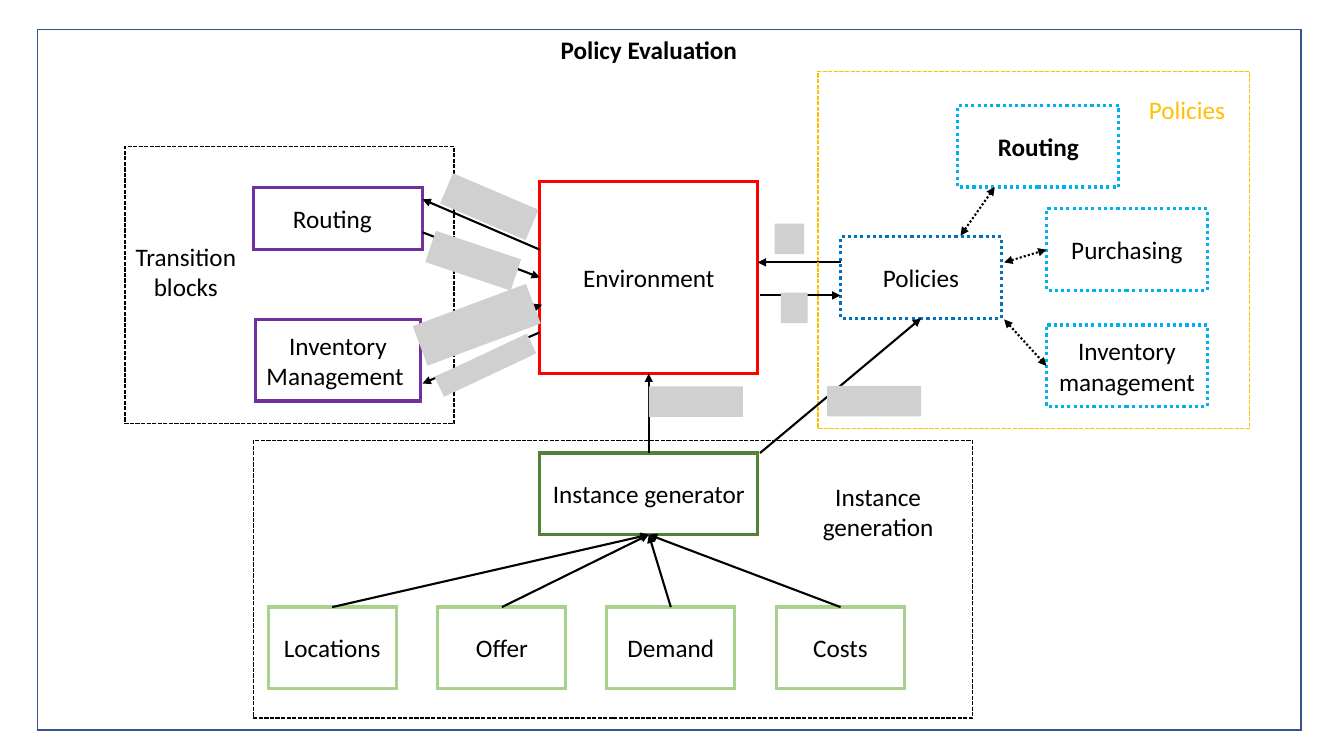
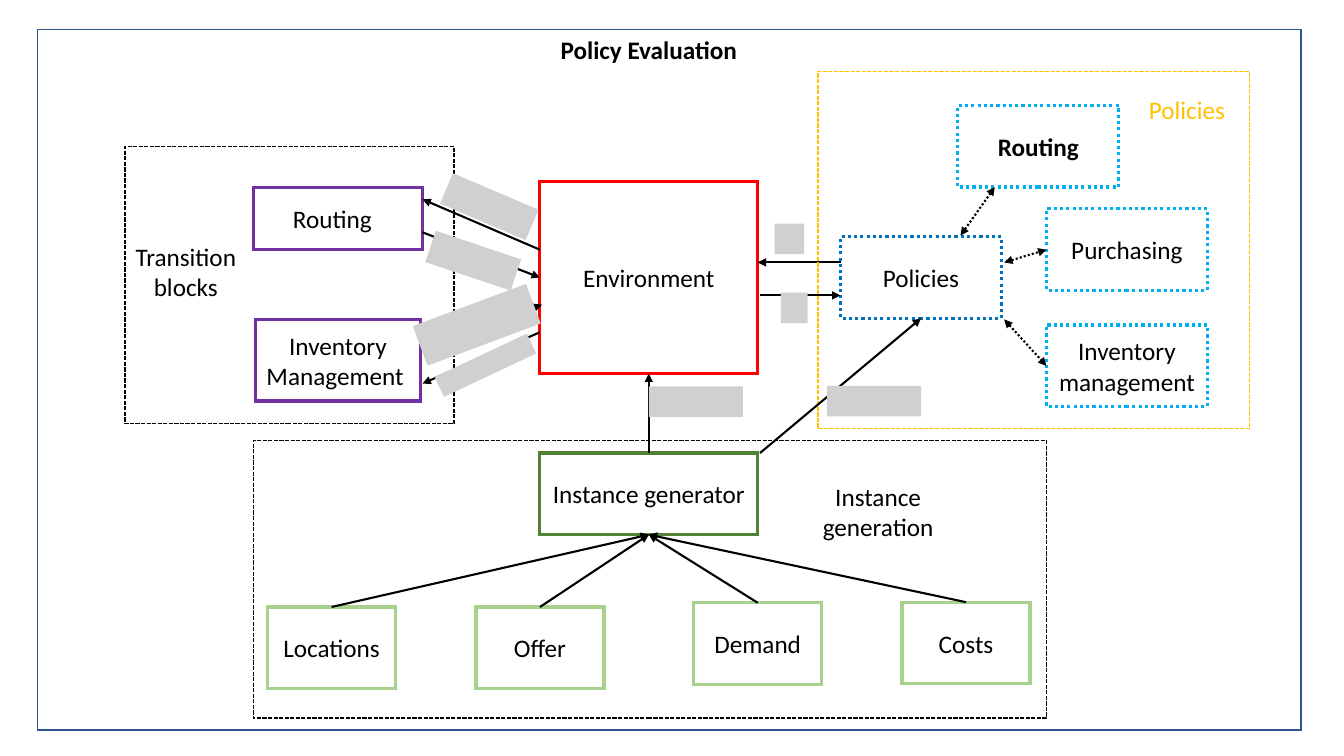
Before and after one commit to copa-uniandes/pIRPgym, a slide deck: slide 1 of Environment/Extras/Environment structure.pptx. Drawn at 1344x756 pixels with LibreOffice and Linux fonts; fonts in the diff are those of the drawing; grey boxes stand for pictures. Boxes give left, top, right and bottom in pixels: in the first picture for what was removed or moved away, otherwise in the second. Text is boxed around its words. In the diff, an @@ line names an element or a change of style, - is before the commit and + after.

```diff
--- a/Environment/Extras/Environment structure.pptx
+++ b/Environment/Extras/Environment structure.pptx
@@ rectangle: place and size @@
-rectangle at (253, 441, 973, 718)
+rectangle at (253, 441, 1047, 718)
@@ arrow moved from (502, 607) - (649, 534) to (540, 607) - (649, 534) @@
@@ arrow moved from (841, 607) - (649, 534) to (966, 602) - (649, 534) @@
@@ arrow moved from (671, 607) - (649, 534) to (758, 603) - (649, 534) @@
@@ rectangle "Offer": place and size @@
-rectangle "Offer" at (438, 607, 566, 689)
+rectangle "Offer" at (476, 607, 604, 689)
@@ rectangle "Demand": place and size @@
-rectangle "Demand" at (607, 607, 735, 689)
+rectangle "Demand" at (694, 603, 822, 685)
@@ rectangle "Costs": place and size @@
-rectangle "Costs" at (776, 607, 904, 689)
+rectangle "Costs" at (902, 602, 1030, 684)
```
Also in this commit, not shown: 1 slide added, 1 other file.
